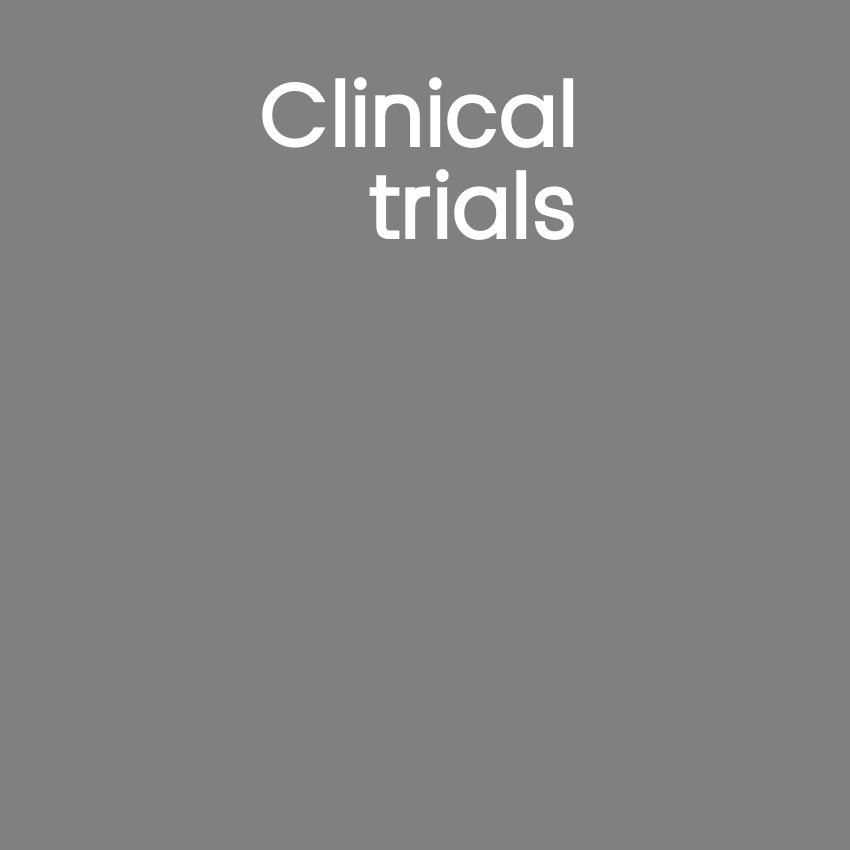
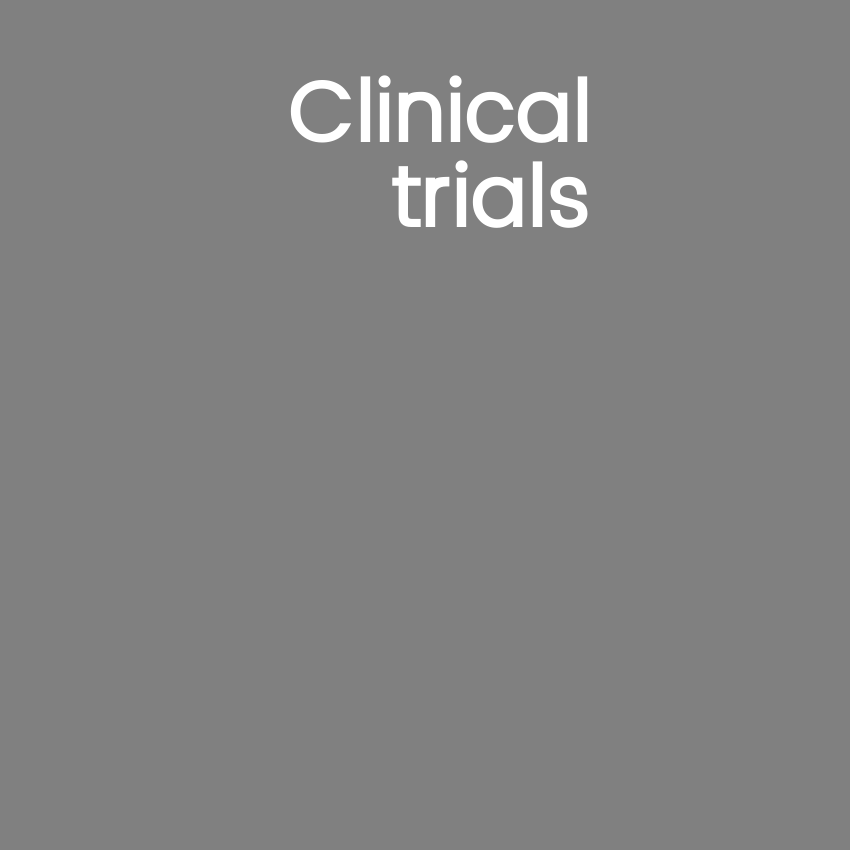
Layered file, before and after one edit (850x850). Changes by layer:
painted on "Clinical ..." over [262, 75, 588, 240]
